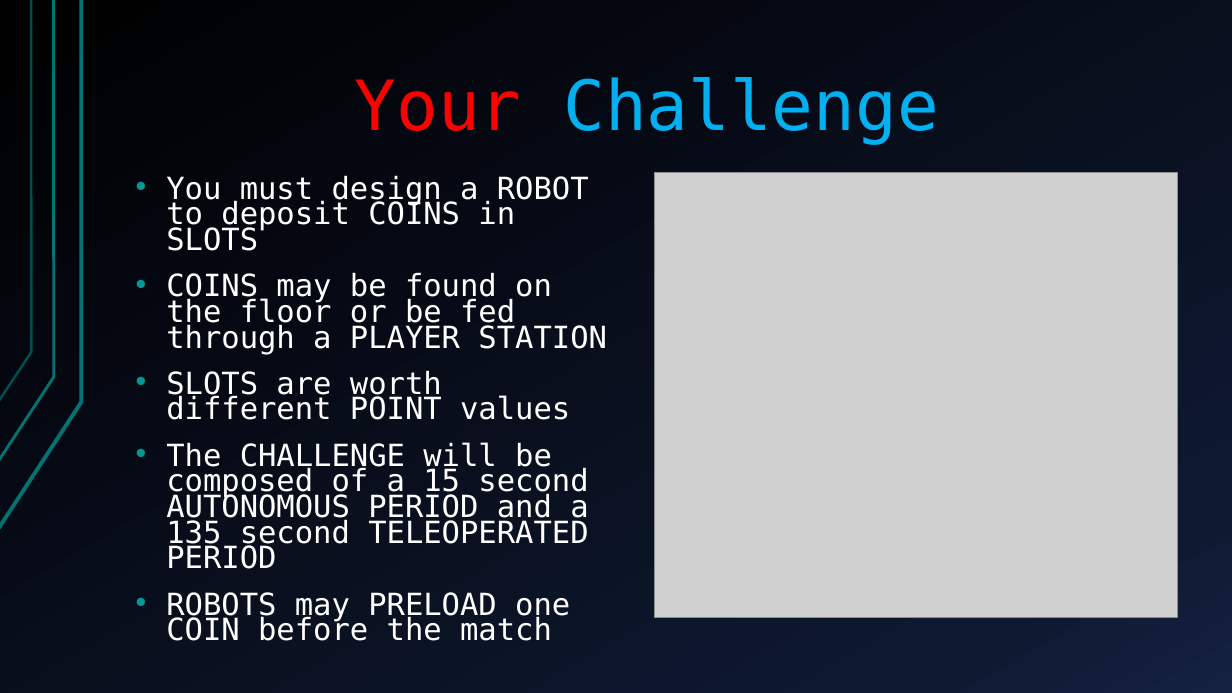
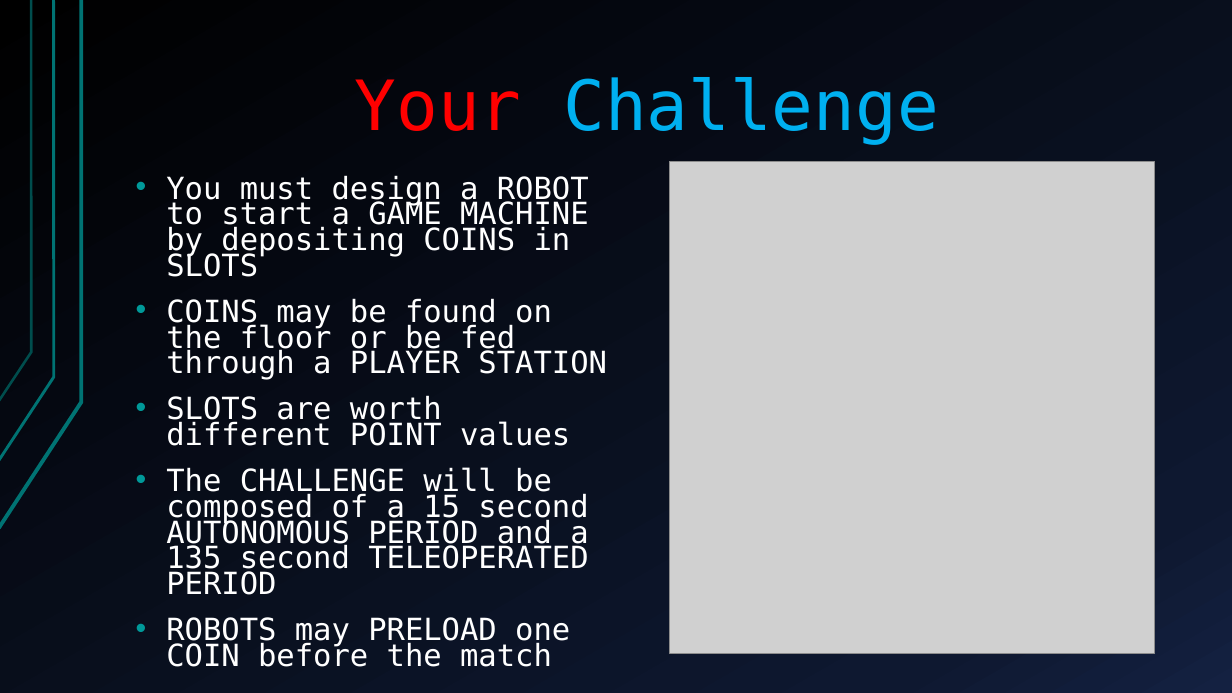
Before and after one commit to Techbrick/PowerPREP, a slide deck: slide 2 of Power PREP.pptx. Drawn at 1232x693 pixels with LibreOffice and Linux fonts; fonts in the diff are those of the drawing; grey boxes stand for pictures. Boxes give left, top, right and bottom in pixels: in the first picture for what was removed or moved away, otherwise in the second. Text is boxed around its words. In the diff, an @@ line names an element or a change of style, - is before the commit and + after.

```diff
--- a/Power PREP.pptx
+++ b/Power PREP.pptx
@@ text at box(166, 175, 589, 277): text changed @@
-• You must design a ROBOT to deposit COINS in SLOTS
+• You must design a ROBOT to start a GAME MACHINE by depositing COINS in SLOTS
@@ picture: place and size @@
-picture at box(654, 173, 1177, 618)
+picture at box(670, 162, 1155, 654)
```
Also in this commit, not shown: 2 other slides changed, 8 other files.
